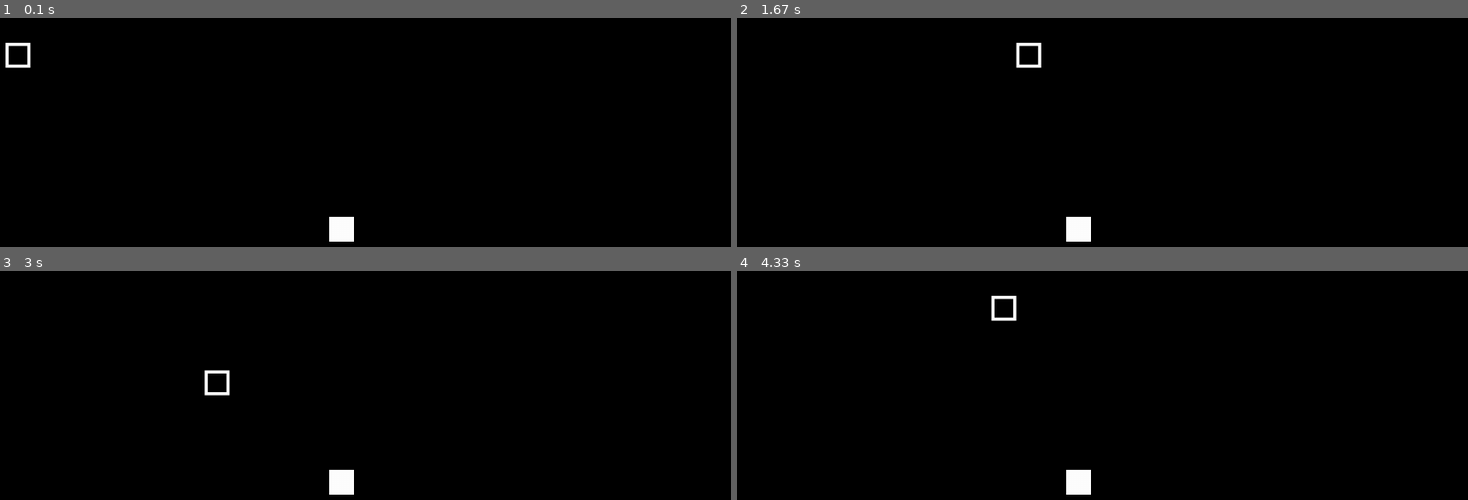
Above: before the commit, frames 1-4 (two rows, left to right).
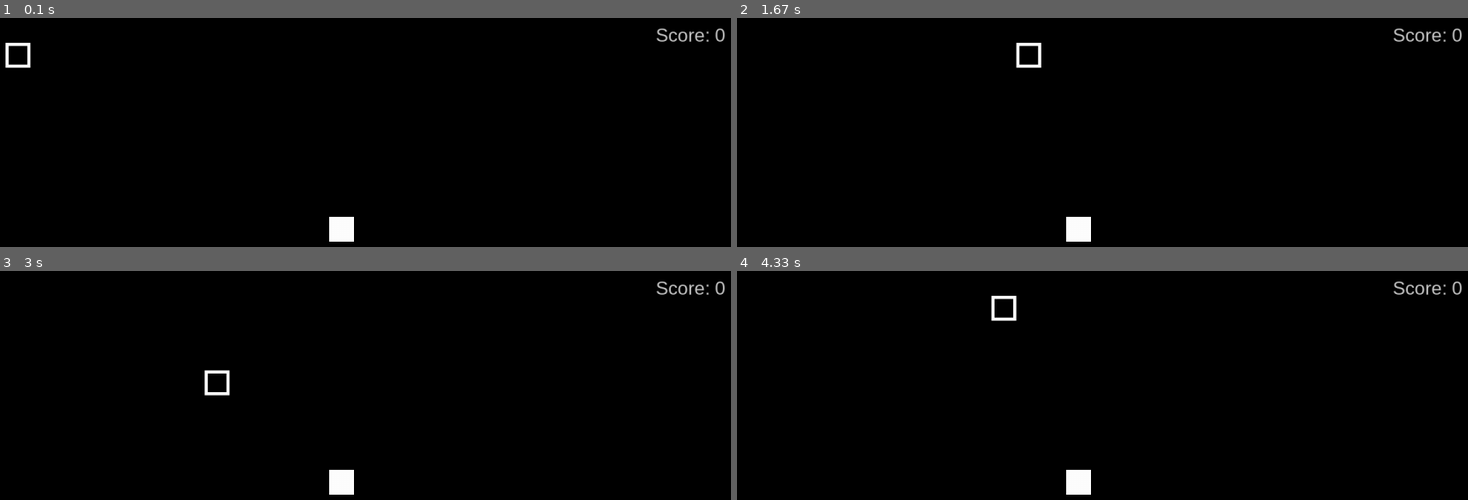
Above: after the commit, the same moments.

Repository: niel-conradie/Snake-Pygame
Game: pygame game, started from snake/run.py
The game is run twice, just before and just after one commit, with the same random seed, the same clock (stepped at 60 frames per second) and the same inputs.
Inputs:
- Up to frame 1 (0.1 s): no input
- Up to frame 2 (1.67 s): hold Right 0.33-0.8 s
- Up to frame 3 (3 s): hold Left 1.83-2.37 s; hold Down 2.4-2.8 s; hold Left from 2.83 s (still down)
- Up to frame 4 (4.33 s): release Left at 3.23 s; hold Up 3.27-3.67 s; hold Right from 3.7 s (still down)

The runs differ from the first frame. In frame 1, 0.2% of the frame differs, in the area x 89-100%, y 4-11%; in frame 2, 0.2%; in frame 3, 0.2%; in frame 4, 0.2%.

Commit message:
Update game.py
Display score in upper right corner added.

Diff:
--- a/snake/game.py
+++ b/snake/game.py
@@ -28,10 +28,17 @@
                 return True
         return False
 
+    def display_score(self):
+        """Display the score."""
+        font = pygame.font.SysFont("arial", 30)
+        score = font.render(f"Score: {self.snake.length - 1}", True, (200, 200, 200))
+        self.surface.blit(score, (1125, 10))
+
     def play(self):
         """Play the game."""
         self.snake.walk()
         self.apple.draw()
+        self.display_score()
         pygame.display.flip()
 
         # Collision with apple condition.
